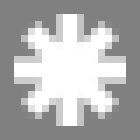
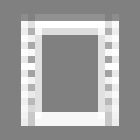
Layered file, before and after one edit (140px x 140px). Changes by layer:
hid "star", painted on it, masked it over [14, 14, 126, 126]
painted on "Film", masked it over [21, 14, 119, 126]
